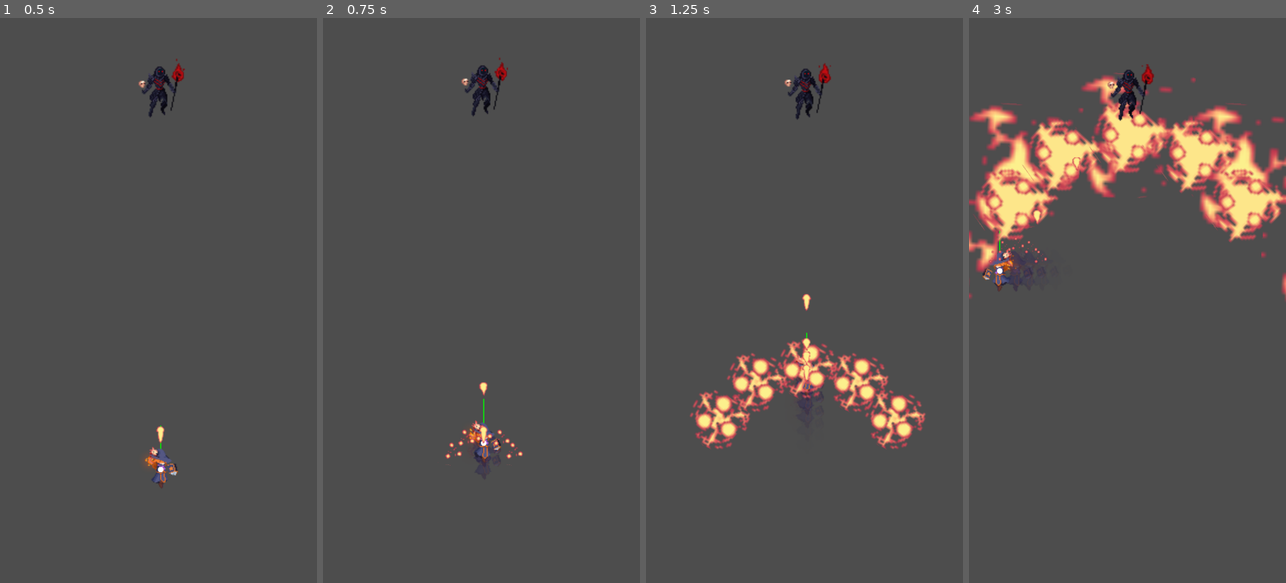
Above: before the commit, frames 1-4 (left to right).
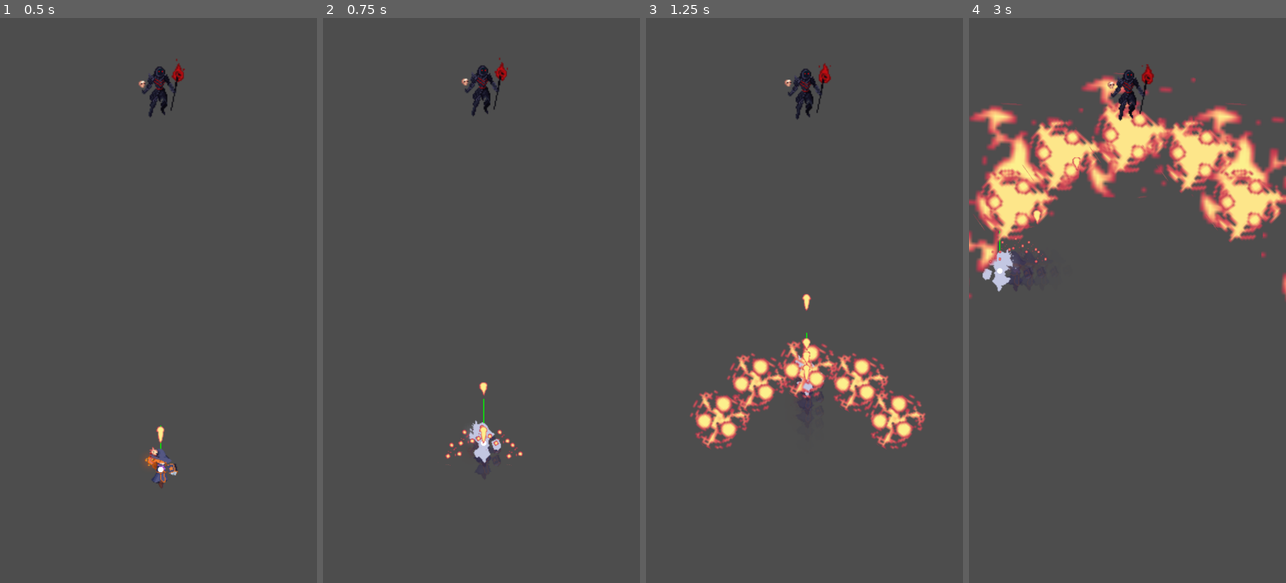
Above: after the commit, the same moments.

Repository: shanataru/neverhel
Game: Godot game, scene res://main.tscn
Same seed, same stepped clock (60 frames per second), same inputs: the game is played once before the commit and once after it.
Inputs:
- Up to frame 1 (0.5 s): no input
- Up to frame 2 (0.75 s): hold W (up) from 0.53 s (still down); hold Q (special) from 0.53 s (still down)
- Up to frame 3 (1.25 s): keep holding W (up); keep holding Q (special)
- Up to frame 4 (3 s): release Q (special) at 1.28 s; tap Q (special) at 1.35, 2.85 s; release W (up) at 2.03 s; hold Q (special) 2.03-2.78 s; hold A (left) from 2.03 s (still down)

Frame 1 is identical in both runs. In frame 2, 0.3% of the frame differs, in the area x 45-57%, y 71-79%; in frame 3, 0.1%; in frame 4, 0.4%, in the area x 4-16%, y 40-49%.

Commit message:
iframes

Diff:
--- a/Player/player.gd
+++ b/Player/player.gd
@@ -4,7 +4,9 @@
 signal special_used
 
 enum State {IDLE, MOVING}
+enum HealthState {VULNERABLE, INVINCIBLE, HEALING, DEAD}
 var current_state = State.IDLE
+var current_health_state = HealthState.VULNERABLE
 
 var player_arsenal_scene = preload("res://Weapons/arsenal.tscn")
 
@@ -66,11 +68,6 @@
 	arsenal.init(self)
 	arsenal.get_node("FireBombs").skill_meter = special_skill_meter
 
-func start_invincible_frames(duration):
-	$AnimatedSprite2D.material.set_shader_parameter("flash_intensity", 1.0)
-	$CollisionShape2D.disabled = true
-	$InvincibilityTimer.start()
-
 func _on_afterimage_timer_timeout():
 	#$AnimatedSprite2D.material.set_shader_parameter("flash_intensity", 0.0)
 	if (current_state == State.MOVING):
@@ -81,7 +78,23 @@
 		afterimage.texture = $AnimatedSprite2D.sprite_frames.get_frame_texture($AnimatedSprite2D.animation, $AnimatedSprite2D.frame)
 		afterimage.scale = $".".get_node("AnimatedSprite2D").scale
 
+func start_invincible_frames(duration):
+	current_health_state = HealthState.INVINCIBLE
+	$CollisionShape2D.set_deferred("disabled", true)
+	$InvincibilityTimer.wait_time = 2.0
+	$InvincibilityTimer.start()
+	$AnimatedSprite2D.material.set_shader_parameter("flash_intensity", 1.0)
+
 
 func _on_invincibility_timer_timeout():
+	current_health_state = HealthState.VULNERABLE
+	$CollisionShape2D.set_deferred("disabled", false)
 	$AnimatedSprite2D.material.set_shader_parameter("flash_intensity", 0.0)
-	$CollisionShape2D.disabled = false
+
+func _on_area_shape_entered(area_rid, area, area_shape_index, local_shape_index):
+	start_invincible_frames(2.0)
+	print("iframes")
+
+func _on_flash_timer_timeout():
+	$AnimatedSprite2D.material.set_shader_parameter("flash_intensity", 0.0)
+	print("flash timer timeout")
--- a/Player/player.tscn
+++ b/Player/player.tscn
@@ -59,7 +59,6 @@
 
 [node name="Area2D" type="Area2D"]
 collision_layer = 2
-collision_mask = 2
 script = ExtResource("1_kd0jn")
 
 [node name="AnimatedSprite2D" type="AnimatedSprite2D" parent="."]
@@ -84,5 +83,11 @@
 [node name="InvincibilityTimer" type="Timer" parent="."]
 wait_time = 2.0
 
+[node name="FlashTimer" type="Timer" parent="."]
+wait_time = 0.5
+
+[connection signal="area_shape_entered" from="." to="." method="_on_area_shape_entered"]
+[connection signal="body_entered" from="." to="." method="_on_body_entered"]
 [connection signal="timeout" from="AnimatedSprite2D/AfterimageTimer" to="." method="_on_afterimage_timer_timeout"]
 [connection signal="timeout" from="InvincibilityTimer" to="." method="_on_invincibility_timer_timeout"]
+[connection signal="timeout" from="FlashTimer" to="." method="_on_flash_timer_timeout"]
